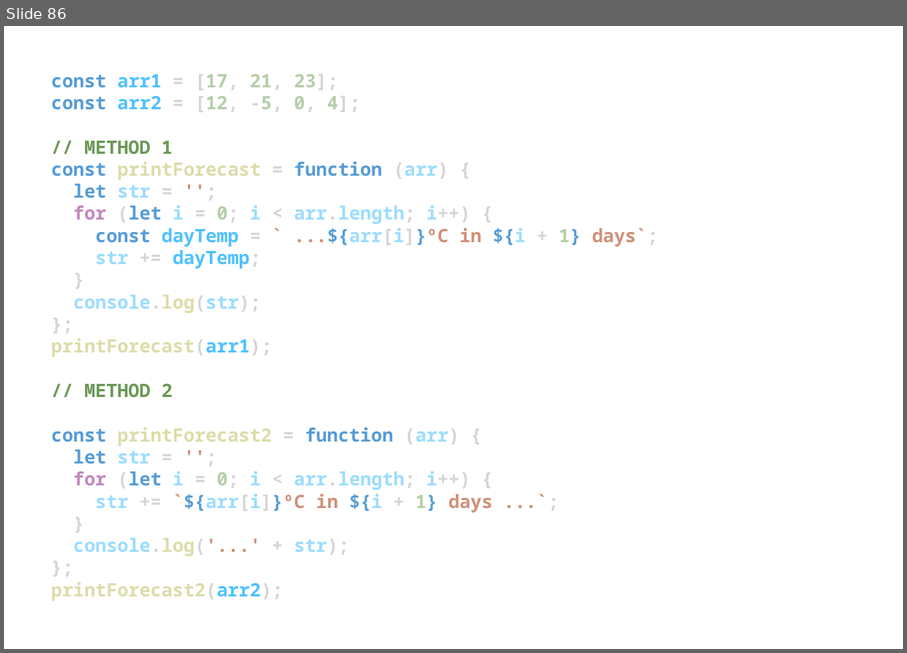
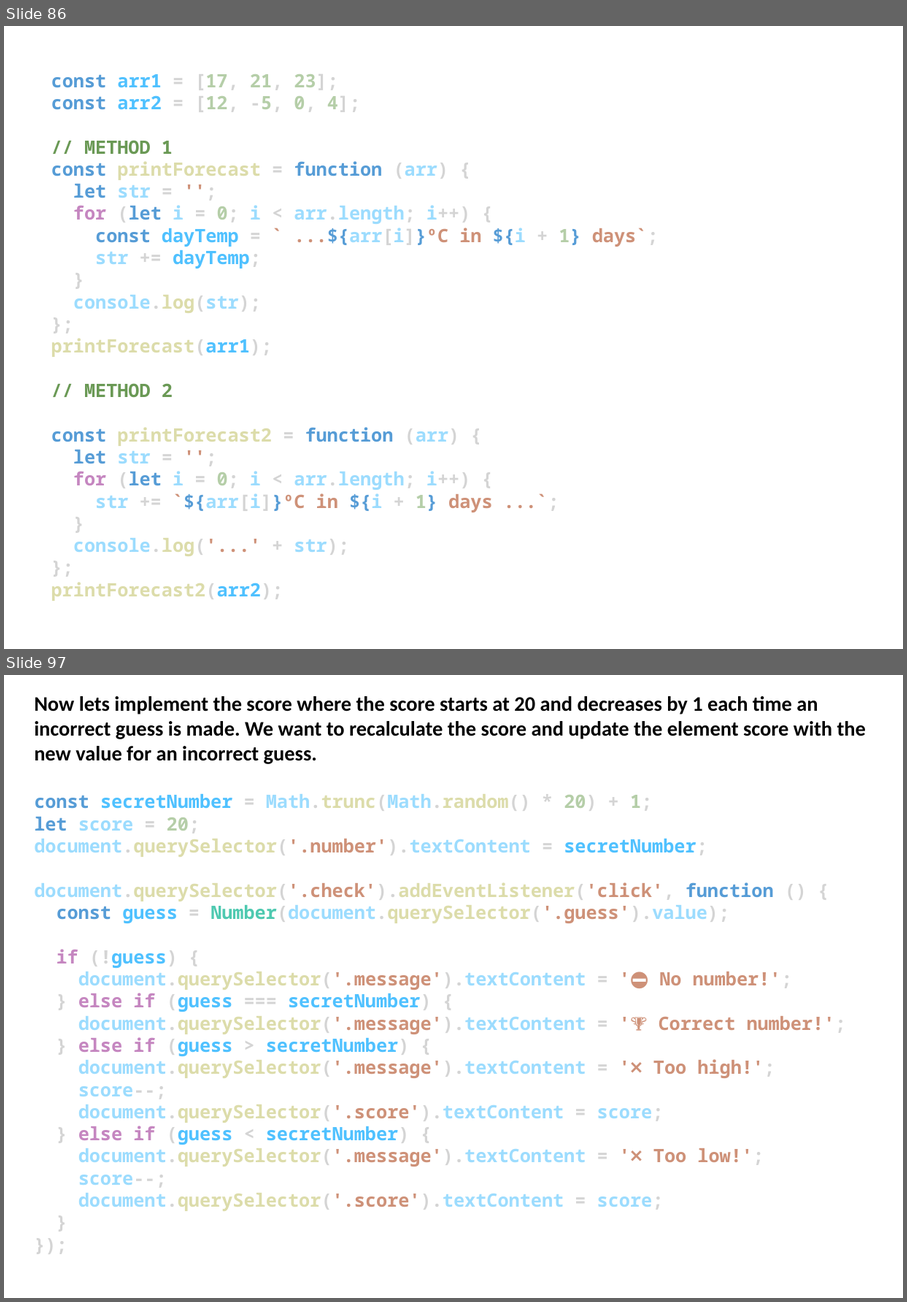
Before and after one commit to EL-EL-BCN/Complete-Javascript-Course, a slide deck: complete-javascript-course.pptx. Shown one above the other, each under a label of ours: slide 86 before the commit, slides 86 and 97 after it; the slides between them are not shown. The pictures are 907x653 and 907x1302 pixels, drawn with LibreOffice and Linux fonts; fonts in the diff are those of the drawing. Boxes give left, top, right and bottom in pixels: in the first picture for what was removed or moved away, otherwise in the second. Text is boxed around its words. In the diff, an @@ line names an element or a change of style, - is before the commit and + after.

Commit message:
guess the number game complete

```diff
--- a/complete-javascript-course.pptx
+++ b/complete-javascript-course.pptx
@@ slide 97 added at (4, 675, 903, 1298), background #FFFFFF @@
@@ text added at (34, 696, 866, 1211), 16 pt, text #9CDCFE, bold @@
+Now lets implement the score where the score starts at 20 and decreases by 1 each time an incorrect guess is made. We want to recalculate the score and update the element score with the new value for an incorrect guess.
+const secretNumber = Math.trunc(Math.random() * 20) + 1;
+let score = 20;
+document.querySelector('.number').textContent = secretNumber;
+document.querySelector('.check').addEventListener('click', function () {
+const guess = Number(document.querySelector('.guess').value);
+if (!guess) {
+document.querySelector('.message').textContent = '⛔ No number!';
+} else if (guess === secretNumber) {
+document.querySelector('.message').textContent = '🏆 Correct number!';
+} else if (guess > secretNumber) {
+document.querySelector('.message').textContent = '❌ Too high!';
+score--;
+document.querySelector('.score').textContent = score;
+} else if (guess < secretNumber) {
+document.querySelector('.message').textContent = '❌ Too low!';
+score--;
+document.querySelector('.score').textContent = score;
+}
+});
```
Also in this commit, not shown: 2 slides changed, 26 other slides added, 9 other files.
